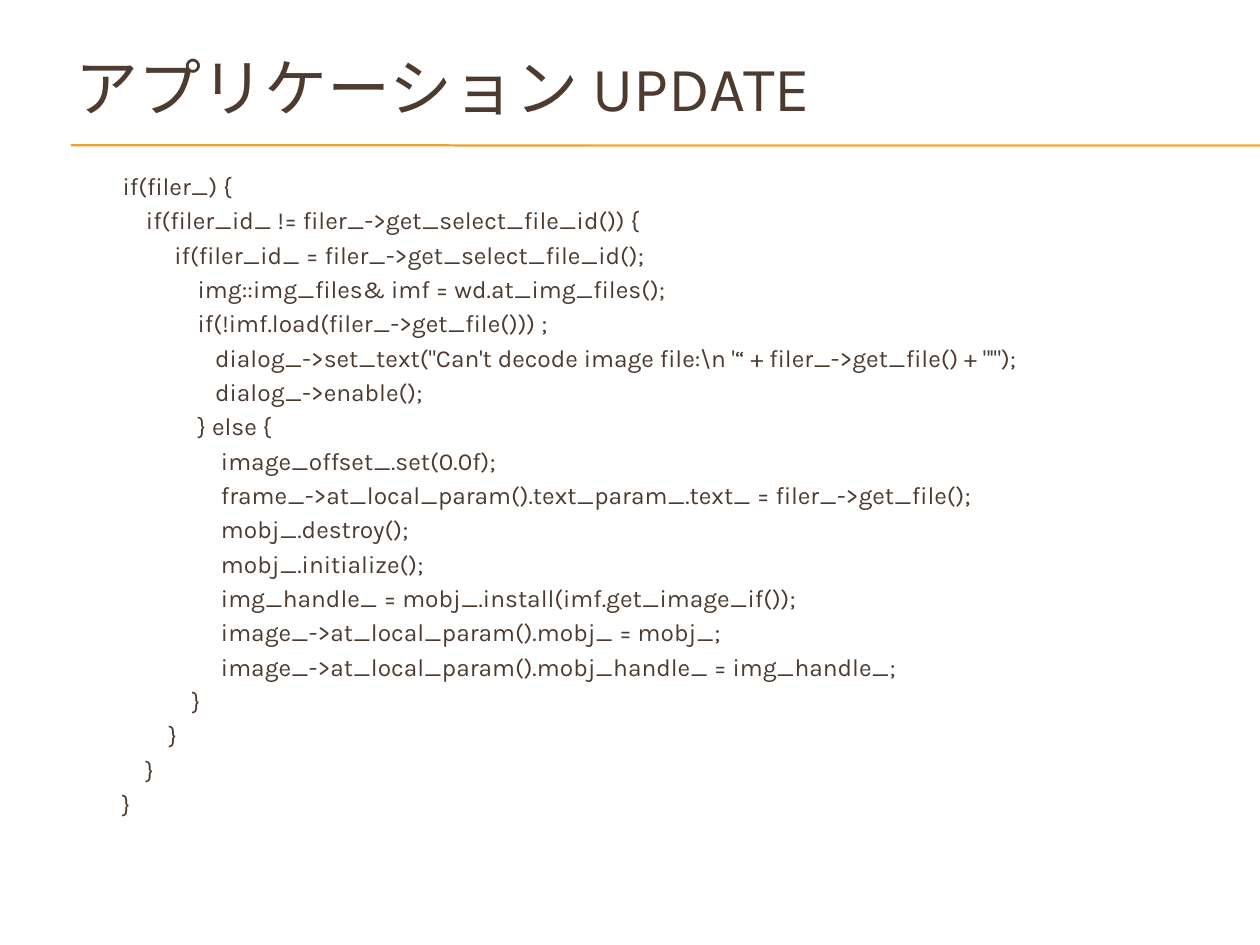
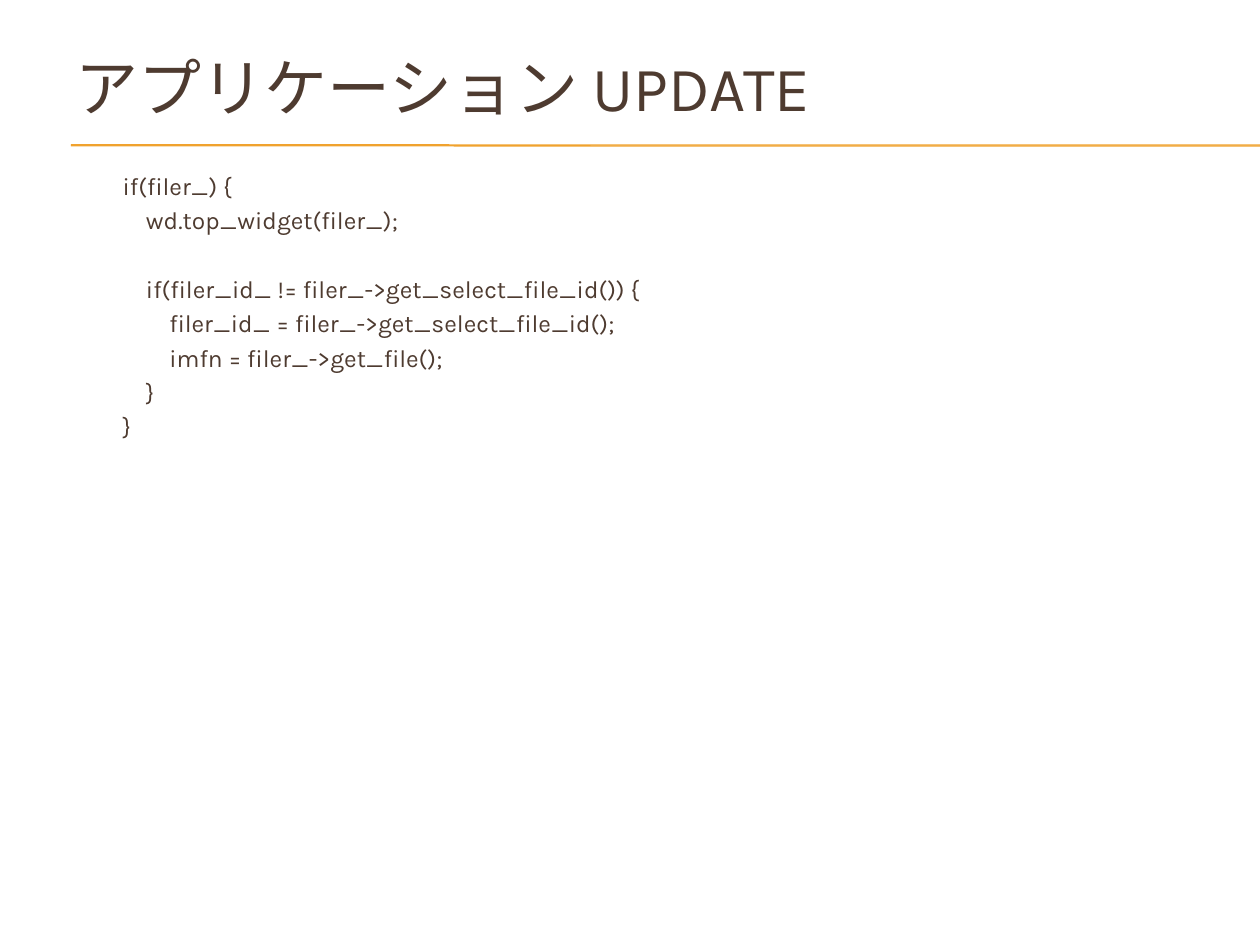
Before and after one commit to hirakuni45/glfw3_app, a slide deck: slide 36 of glfw3_app/docs/GLFW3_OpenGL_GUI.pptx (slide 33 before the commit). Drawn at 1260x945 pixels with LibreOffice and Linux fonts; fonts in the diff are those of the drawing; background and template pictures are left out. Boxes give left, top, right and bottom in pixels: in the first picture for what was removed or moved away, otherwise in the second. Text is boxed around its words. In the diff, an @@ line names an element or a change of style, - is before the commit and + after.

```diff
--- a/glfw3_app/docs/GLFW3_OpenGL_GUI.pptx
+++ b/glfw3_app/docs/GLFW3_OpenGL_GUI.pptx
@@ text at [123,177,625,373]: paragraphs removed @@
-}
-}
@@ text at [146,211,398,235]: paragraph added @@
+wd.top_widget(filer_);
@@ text at [169,314,614,373]: text changed @@
-if(filer_id_ = filer_->get_select_file_id();
-img::img_files& imf = wd.at_img_files();
-if(!imf.load(filer_->get_file())) ;
-dialog_->set_text("Can't decode image file:\n '“ + filer_->get_file() + "'");
-dialog_->enable();
-} else {
-image_offset_.set(0.0f);
-frame_->at_local_param().text_param_.text_ = filer_->get_file();
-mobj_.destroy();
-mobj_.initialize();
-img_handle_ = mobj_.install(imf.get_image_if());
-image_->at_local_param().mobj_ = mobj_;
-image_->at_local_param().mobj_handle_ = img_handle_;
+filer_id_ = filer_->get_select_file_id();
+imfn = filer_->get_file();
```
Also in this commit, not shown: 8 other slides changed, 5 slides added, 1 slide removed, 1 other file.
